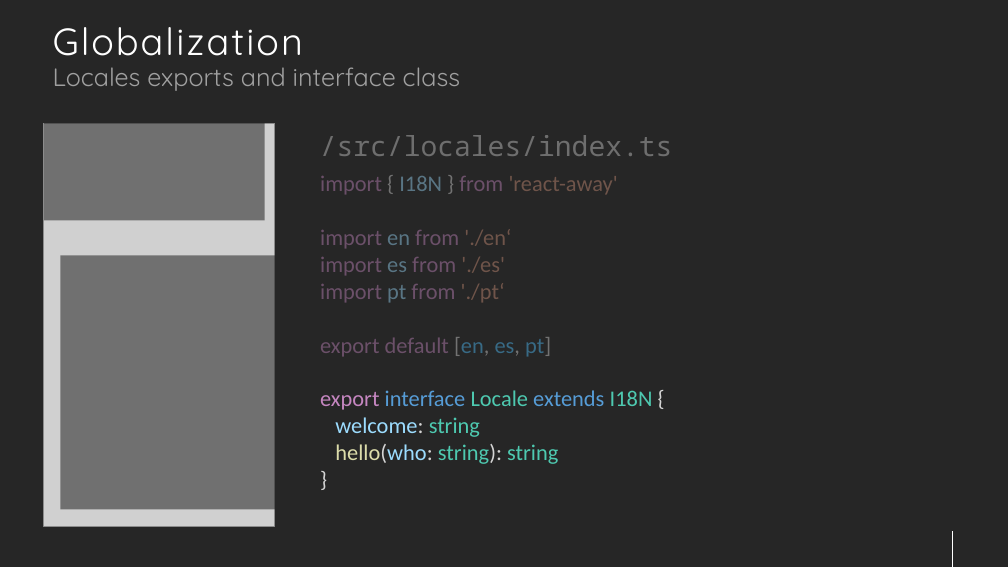
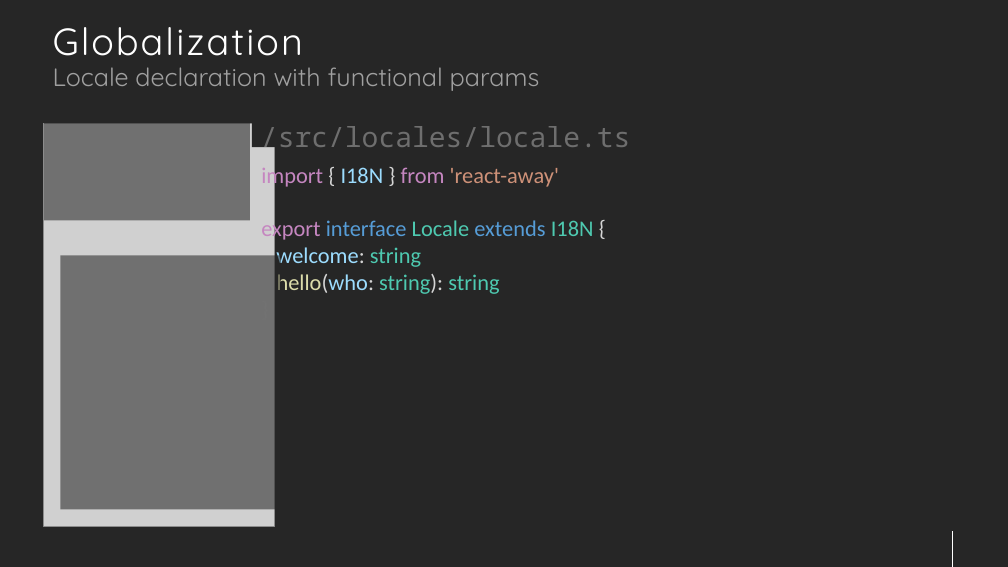
Before and after one commit to jsenaribeiro/react-away, a slide deck: slide 14 of doc/slides/tutorial.pptx (slide 7 before the commit). Drawn at 1008x567 pixels with LibreOffice and Linux fonts; fonts in the diff are those of the drawing; grey boxes stand for pictures. Boxes give left, top, right and bottom in pixels: in the first picture for what was removed or moved away, otherwise in the second. Text is boxed around its words. In the diff, an @@ line names an element or a change of style, - is before the commit and + after.

```diff
--- a/doc/slides/tutorial.pptx
+++ b/doc/slides/tutorial.pptx
@@ text at (x1=53, y1=67, x2=540, y2=91): text changed @@
-Locales exports and interface class
+Locale declaration with functional params
@@ rectangle resized from (x1=44, y1=120, x2=265, y2=221) to (x1=44, y1=120, x2=250, y2=221) @@
@@ text at (x1=261, y1=126, x2=630, y2=155): text changed @@
-/src/locales/index.ts
+/src/locales/locale.ts
@@ text "import { I18N } from ..." moved from (x1=320, y1=176, x2=653, y2=464) to (x1=261, y1=164, x2=594, y2=294) @@
@@ rectangle removed at (x1=298, y1=167, x2=874, y2=359) @@
@@ text at (x1=320, y1=229, x2=551, y2=357): paragraphs removed @@
-import en from './en‘
-import es from './es'
-import pt from './pt‘
-export default [en, es, pt]
```
Also in this commit, not shown: 12 other slides changed, 14 slides added, 17 slides removed, 2 other files.
